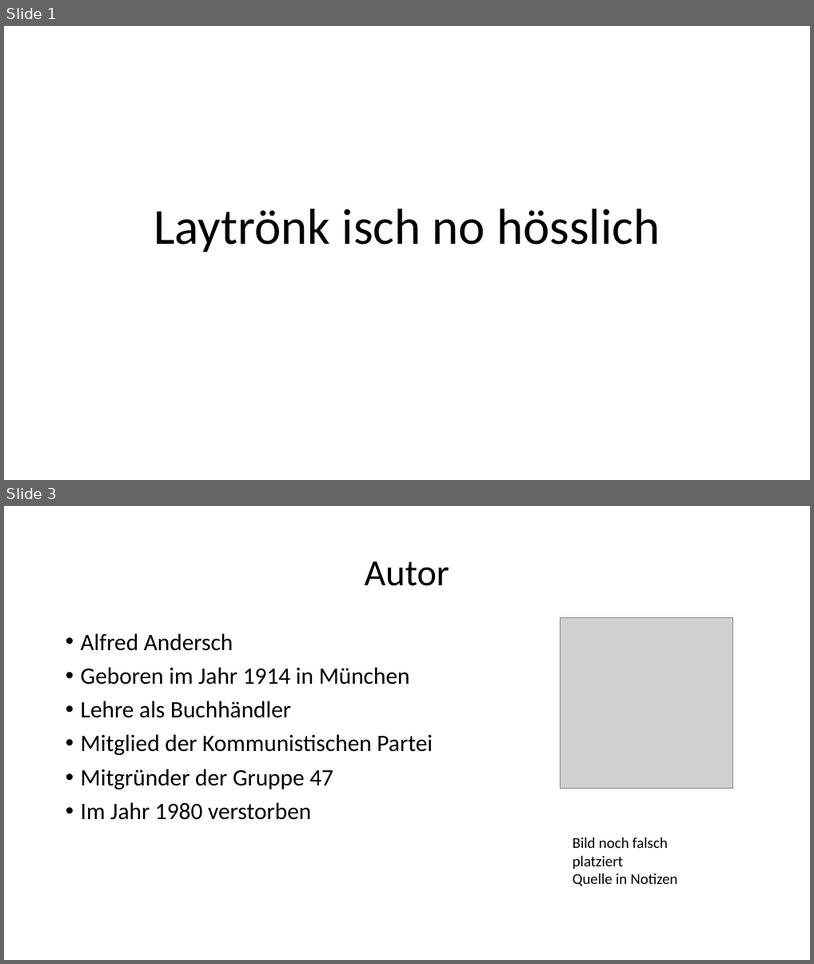
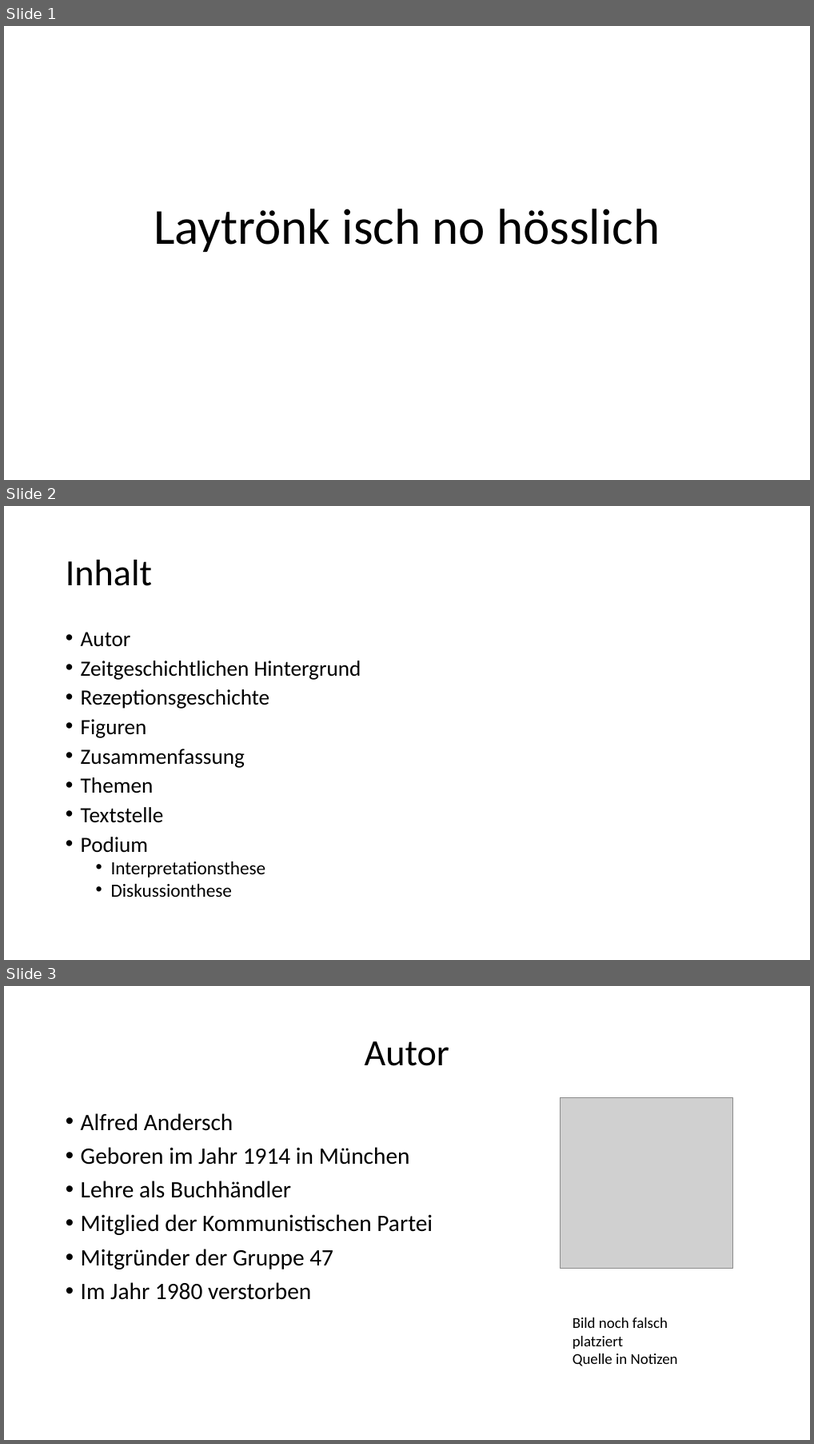
Before and after one commit to prulex9778/Deutsch-Vortrag, a slide deck: Powerpoint.pptx. Shown one above the other, each under a label of ours: slides 1 and 3 before the commit, slides 1, 2 and 3 after it; the slides between them are not shown. The pictures are 814x964 and 814x1444 pixels, drawn with LibreOffice and Linux fonts; fonts in the diff are those of the drawing; grey boxes stand for pictures. Boxes give left, top, right and bottom in pixels: in the first picture for what was removed or moved away, otherwise in the second. Text is boxed around its words. In the diff, an @@ line names an element or a change of style, - is before the commit and + after.

```diff
--- a/Powerpoint.pptx
+++ b/Powerpoint.pptx
@@ slide 2 added at (x1=4, y1=506, x2=810, y2=960), background #FFFFFF @@
@@ title added at (x1=66, y1=560, x2=152, y2=586), 44 pt, text #000000 @@
+Inhalt
@@ text added at (x1=81, y1=632, x2=362, y2=896), 25.9 pt, text #000000 @@
+• Autor
+• Zeitgeschichtlichen Hintergrund
+• Rezeptionsgeschichte
+• Figuren
+• Zusammenfassung
+• Themen
+• Textstelle
+• Podium
+  • Interpretationsthese
+  • Diskussionthese
```
Also in this commit, not shown: 6 other slides added, 2 slides removed.
